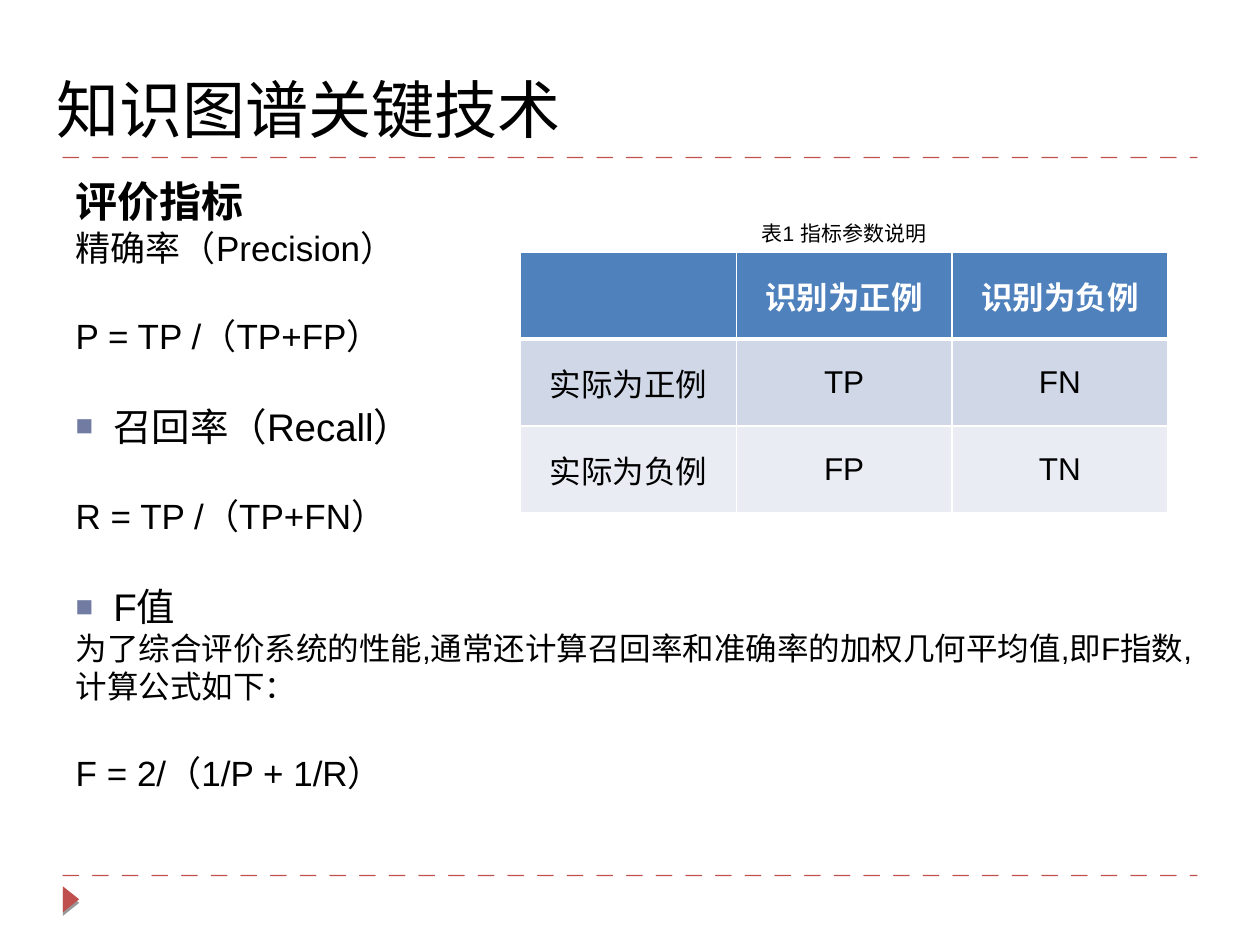
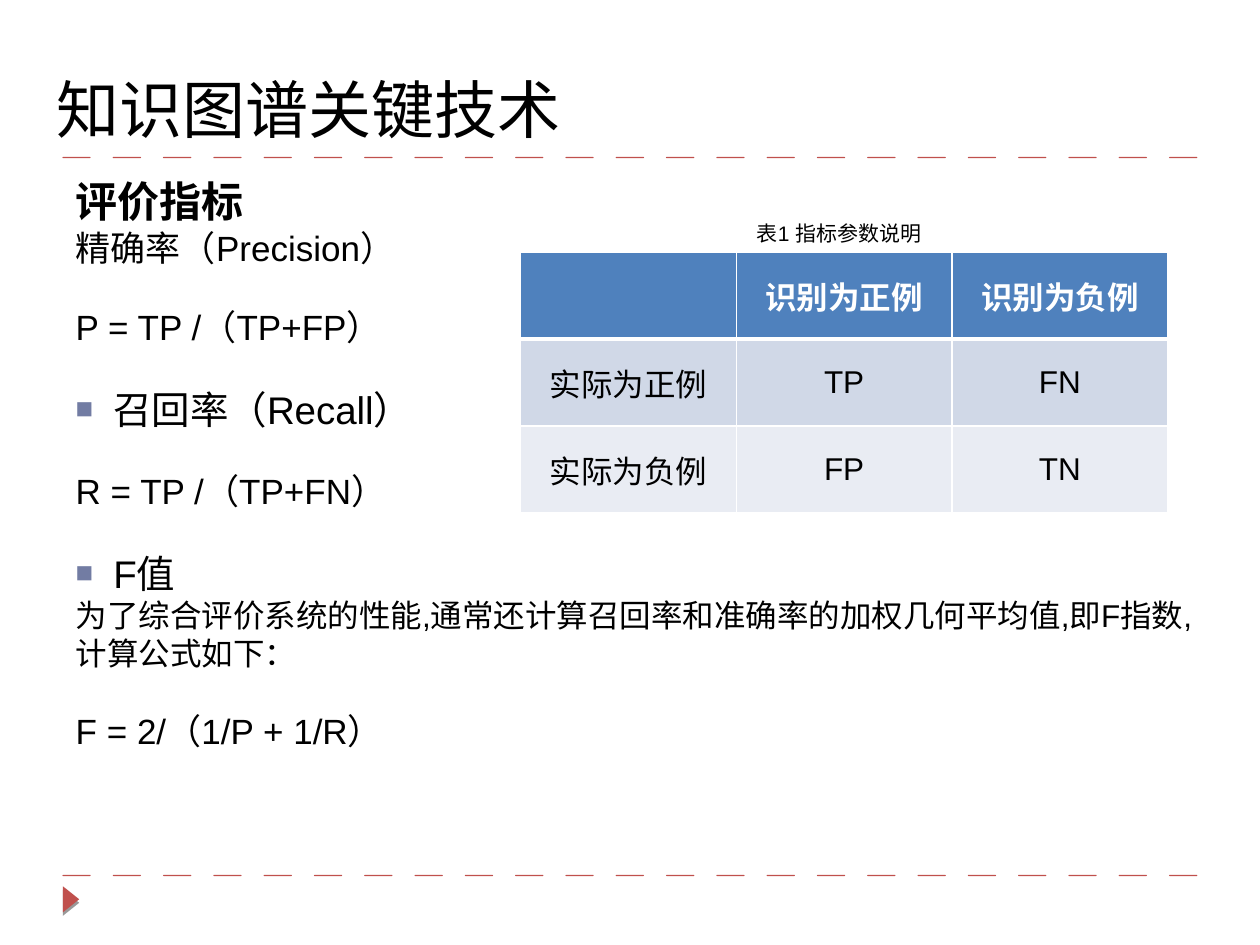
Before and after one commit to lihanghang/NLP-Knowledge-Graph, a slide deck: slide 4 of my summary/知识图谱技术与对话系统的应用.pptx. Drawn at 1260x945 pixels with LibreOffice and Linux fonts; fonts in the diff are those of the drawing. Boxes give left, top, right and bottom in pixels: in the first picture for what was removed or moved away, otherwise in the second. Text is boxed around its words. In the diff, an @@ line names an element or a change of style, - is before the commit and + after.

```diff
--- a/my summary/知识图谱技术与对话系统的应用.pptx
+++ b/my summary/知识图谱技术与对话系统的应用.pptx
@@ text "评价指标" rewrapped from <box>76,181,1192,790</box> to <box>76,181,1192,748</box> @@
@@ text "表1 指标参数说明": place and size @@
-text "表1 指标参数说明" at <box>762,223,926,243</box>
+text "表1 指标参数说明" at <box>757,223,921,243</box>
```
Also in this commit, not shown: 12 other slides changed, 5 slides added, 8 slides removed.
